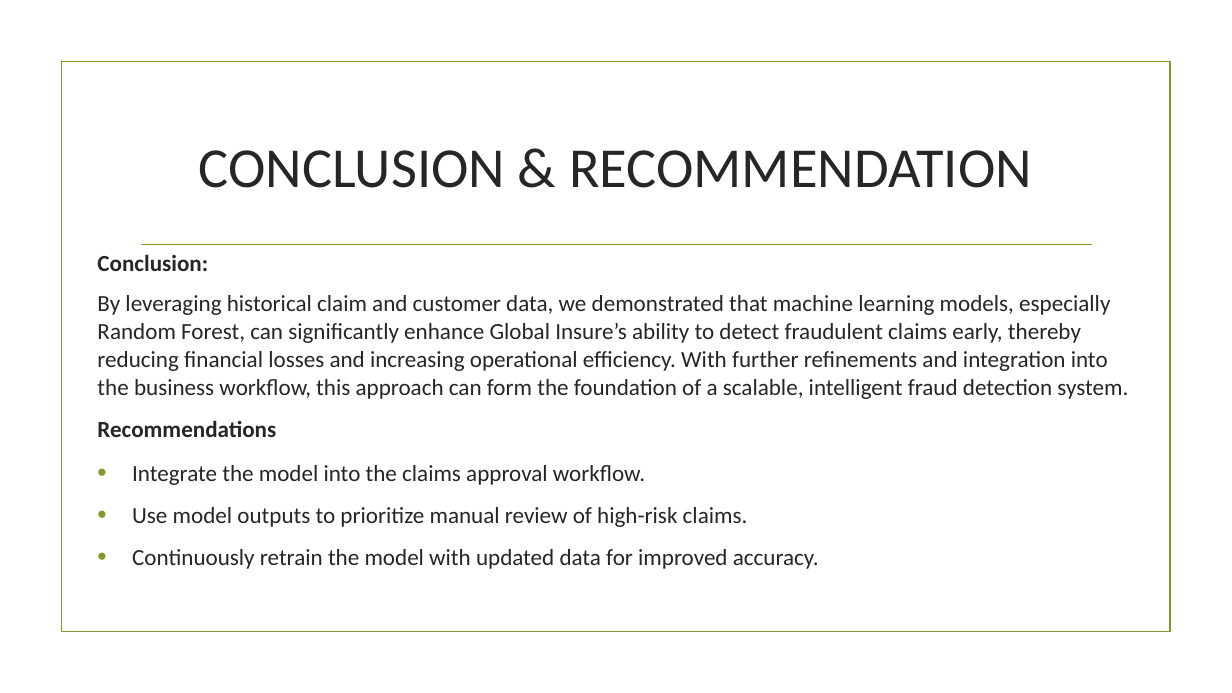
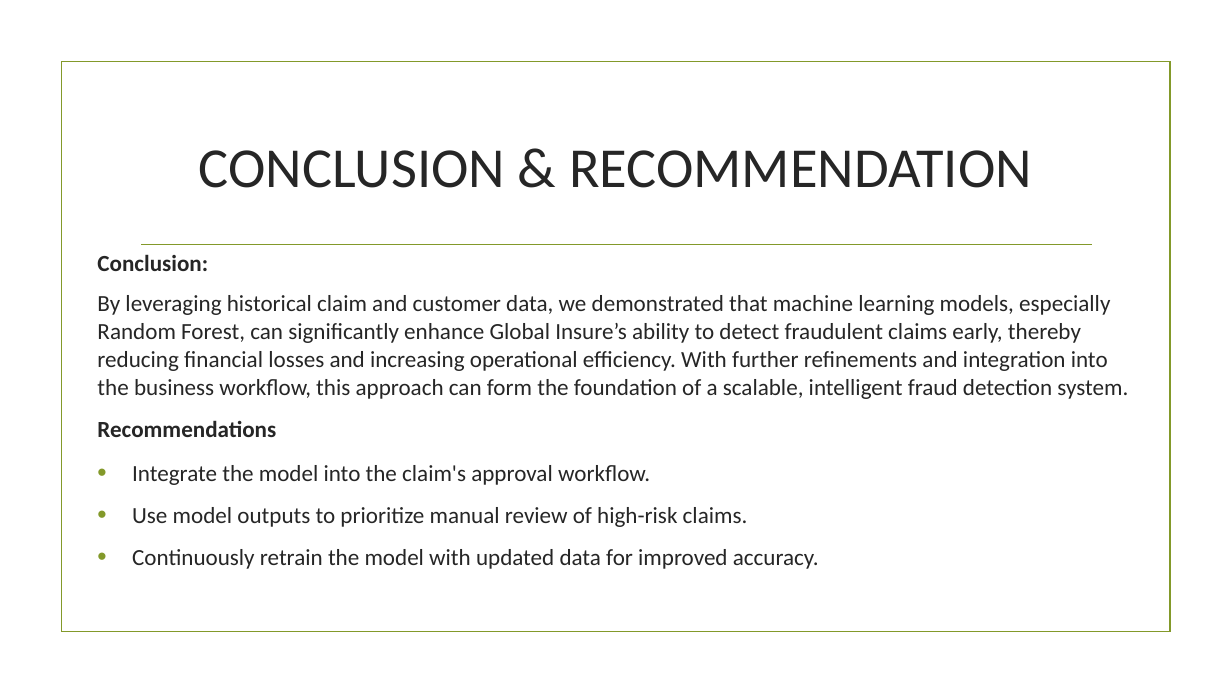
Before and after one commit to NaveenUpadhyay1385/Fraudulent_Claim_Detection_NaveenUpadhyay_SunavaNeogy, a slide deck: slide 12 of Fraudulent_Claim_Detection_Naveen-Sunava.pptx. Drawn at 1232x693 pixels with LibreOffice and Linux fonts; fonts in the diff are those of the drawing; background and template pictures are left out. Boxes give left, top, right and bottom in pixels: in the first picture for what was removed or moved away, otherwise in the second. Text is boxed around its words. In the diff, an @@ line names an element or a change of style, - is before the commit and + after.

```diff
--- a/Fraudulent_Claim_Detection_Naveen-Sunava.pptx
+++ b/Fraudulent_Claim_Detection_Naveen-Sunava.pptx
@@ text at [132,465,650,485]: text changed @@
-• Integrate the model into the claims approval workflow.
+• Integrate the model into the claim's approval workflow.
```
Also in this commit, not shown: 11 other slides changed.
